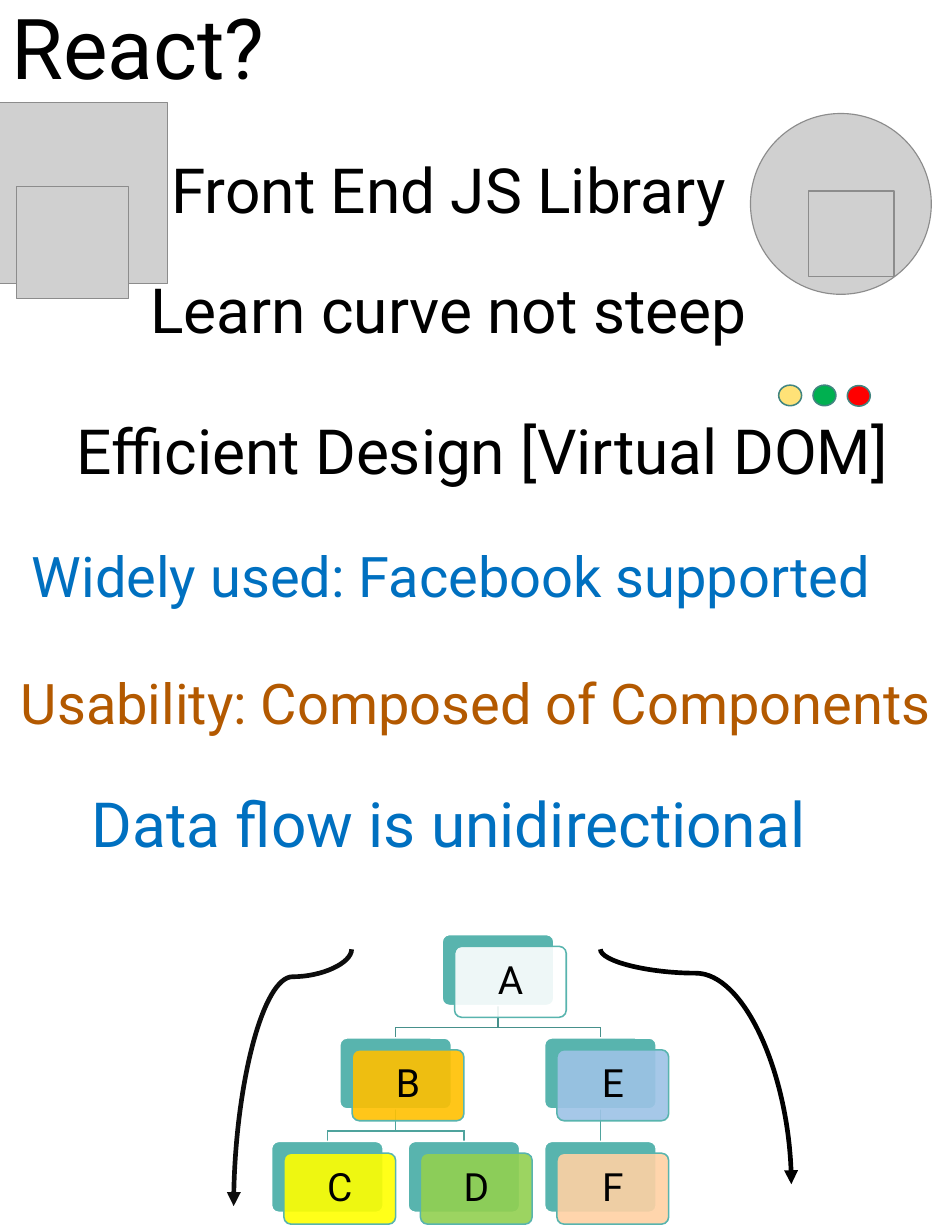
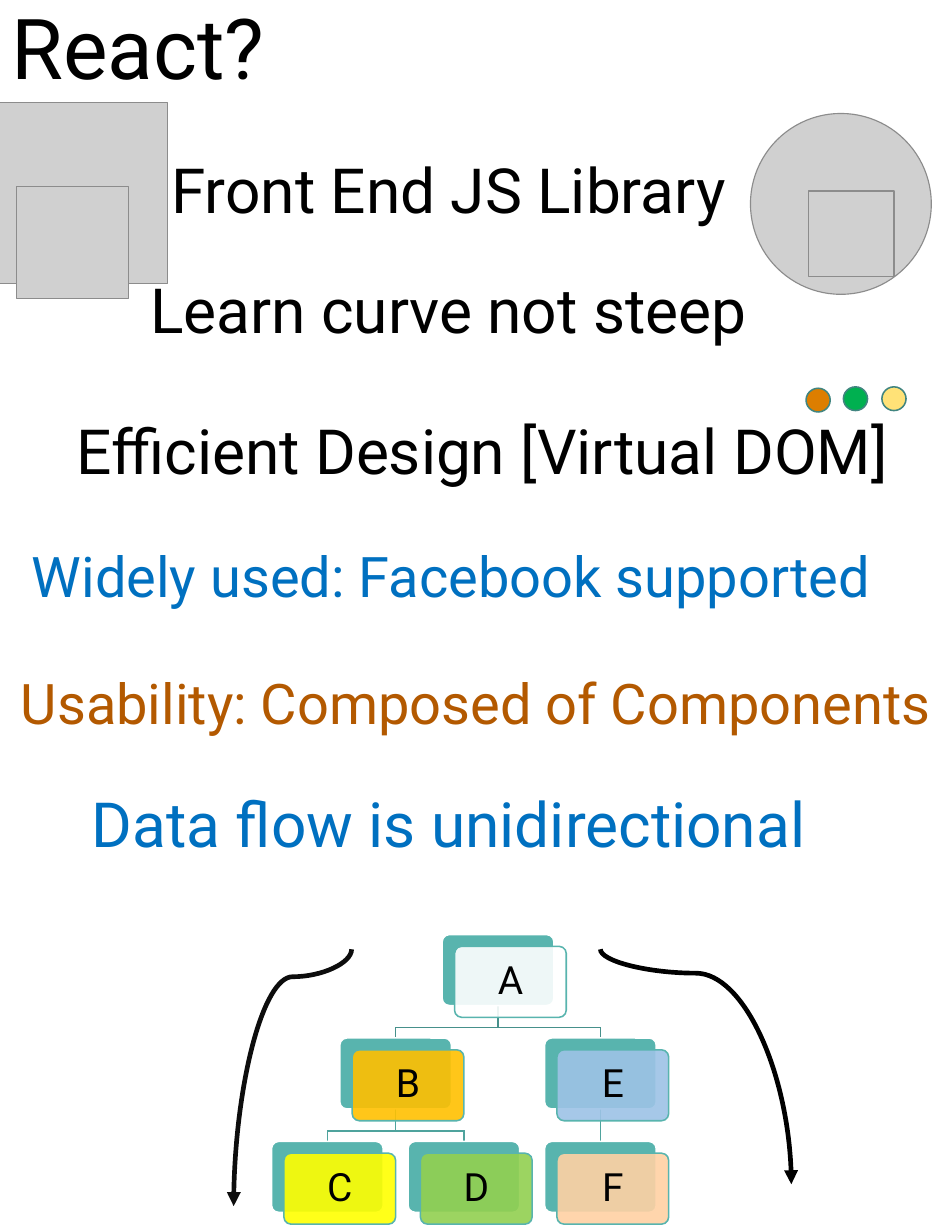
Before and after one commit to scorpion0511/mytracker, a slide deck: slide 11 of doc/React.pptx. Drawn at 952x1232 pixels with LibreOffice and Linux fonts; fonts in the diff are those of the drawing; grey boxes stand for pictures. Boxes give left, top, right and bottom in pixels: in the first picture for what was removed or moved away, otherwise in the second. Text is boxed around its words. In the diff, an @@ line names an element or a change of style, - is before the commit and + after.

```diff
--- a/doc/React.pptx
+++ b/doc/React.pptx
@@ ellipse: place and size @@
-ellipse at bbox=[848, 385, 870, 405]
+ellipse at bbox=[806, 389, 831, 412]
@@ ellipse at bbox=[806, 389, 831, 412]: fill #FF0000 to #DE7E00 @@
@@ ellipse: place and size @@
-ellipse at bbox=[813, 385, 836, 405]
+ellipse at bbox=[843, 386, 868, 410]
@@ ellipse: place and size @@
-ellipse at bbox=[778, 385, 801, 405]
+ellipse at bbox=[881, 386, 906, 410]
```
Also in this commit, not shown: 20 other slides changed, 10 slides added.
